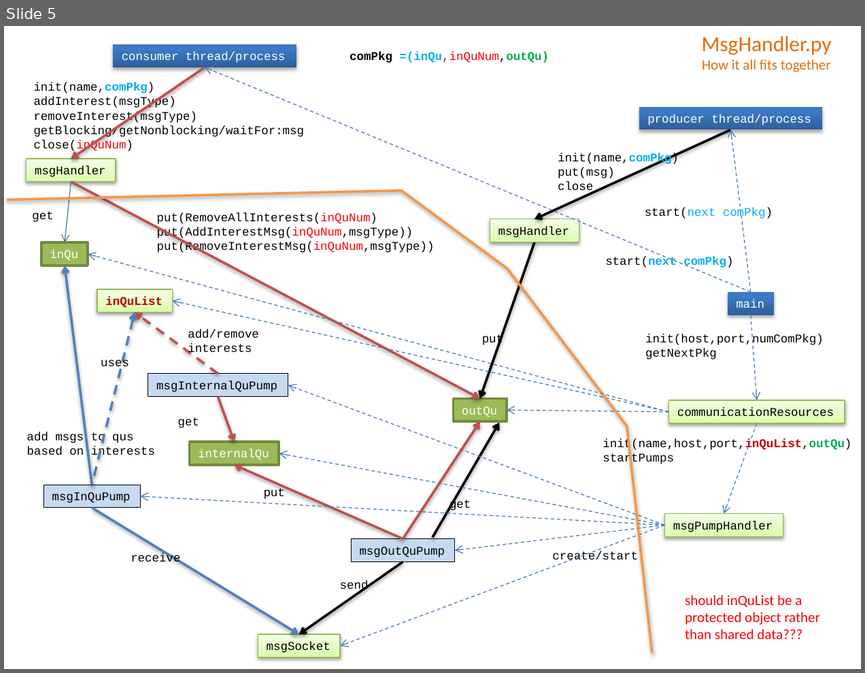
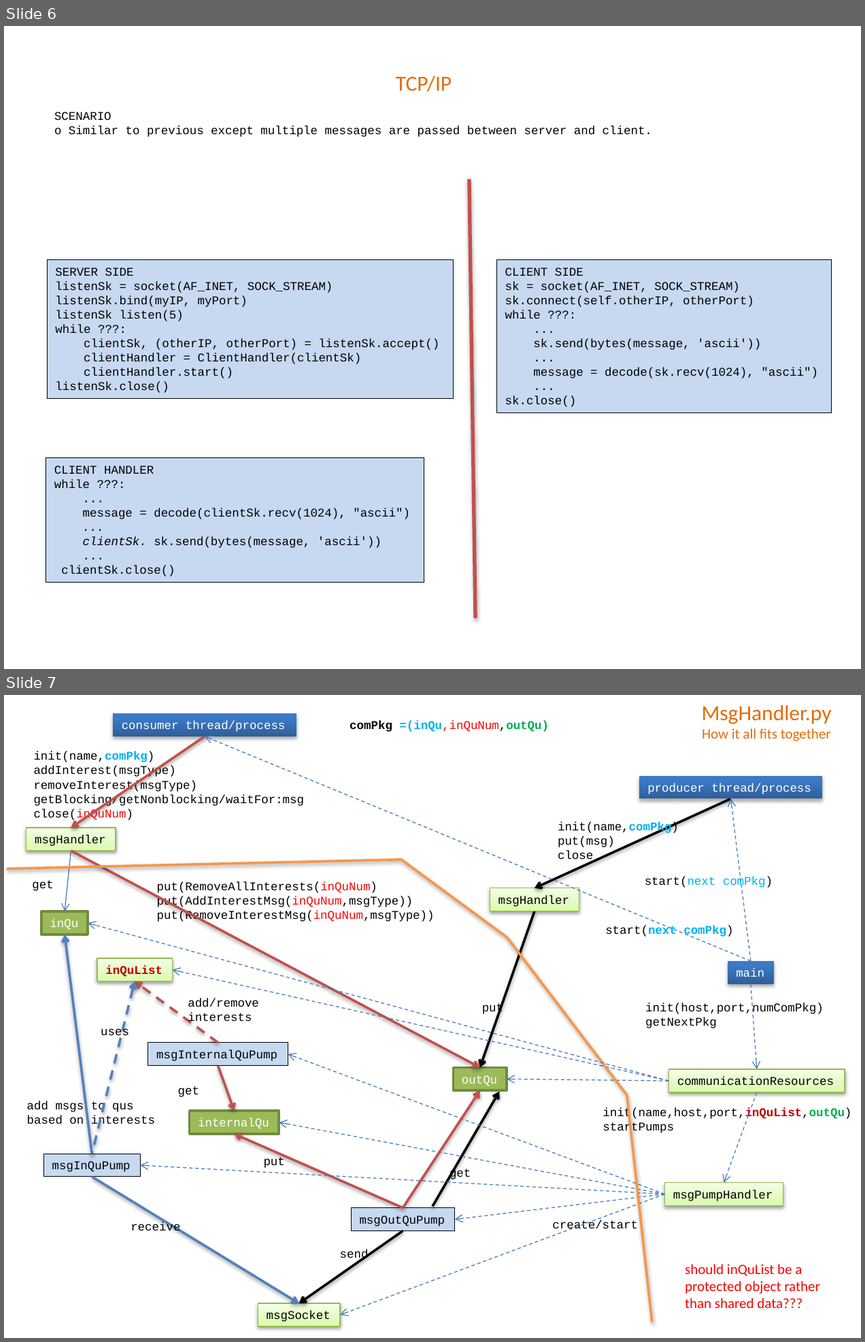
Before and after one commit to mlozborne/motin, a slide deck: Scripting/ScriptingDocumenation/DesignDiagrams.pptx. Shown one above the other, each under a label of ours: slide 5 before the commit, slides 6 and 7 after it. The pictures are 865x673 and 865x1342 pixels, drawn with LibreOffice and Linux fonts; fonts in the diff are those of the drawing. Boxes give left, top, right and bottom in pixels: in the first picture for what was removed or moved away, otherwise in the second. Text is boxed around its words. In the diff, an @@ line names an element or a change of style, - is before the commit and + after.

```diff
--- a/Scripting/ScriptingDocumenation/DesignDiagrams.pptx
+++ b/Scripting/ScriptingDocumenation/DesignDiagrams.pptx
@@ slide 6 added at (x1=4, y1=26, x2=861, y2=669), background #FFFFFF @@
@@ text added at (x1=396, y1=76, x2=451, y2=92), 18 pt, text #E46C0A @@
+TCP/IP
@@ text added at (x1=54, y1=112, x2=652, y2=137), 10 pt, text #000000 @@
+SCENARIO
+o Similar to previous except multiple messages are passed between server and client.
@@ line added from (469, 180) to (475, 617), #C0504D 3 pt @@
@@ rectangle added at (x1=47, y1=260, x2=454, y2=399), fill #C6D9F1, outline #000000 0.75 pt, 10 pt, text #000000 @@
+SERVER SIDE
+listenSk = socket(AF_INET, SOCK_STREAM)
+listenSk.bind(myIP, myPort)
+listenSk listen(5)
+while ???:
+clientSk, (otherIP, otherPort) = listenSk.accept()
+clientHandler = ClientHandler(clientSk)
+clientHandler.start()
+listenSk.close()
@@ rectangle added at (x1=496, y1=260, x2=831, y2=412), fill #C6D9F1, outline #000000 0.75 pt, 10 pt, text #000000 @@
+CLIENT SIDE
+sk = socket(AF_INET, SOCK_STREAM)
+sk.connect(self.otherIP, otherPort)
+while ???:
+...
+sk.send(bytes(message, 'ascii'))
+...
+message = decode(sk.recv(1024), "ascii")
+...
+sk.close()
@@ rectangle added at (x1=46, y1=458, x2=424, y2=582), fill #C6D9F1, outline #000000 0.75 pt, 10 pt, text #000000 @@
+CLIENT HANDLER
+while ???:
+...
+message = decode(clientSk.recv(1024), "ascii")
+...
+clientSk. sk.send(bytes(message, 'ascii'))
+...
+clientSk.close()
@@ what was slide 5 is now slide 7 @@
```
Also in this commit, not shown: 1 other slide added, 3 other files.
